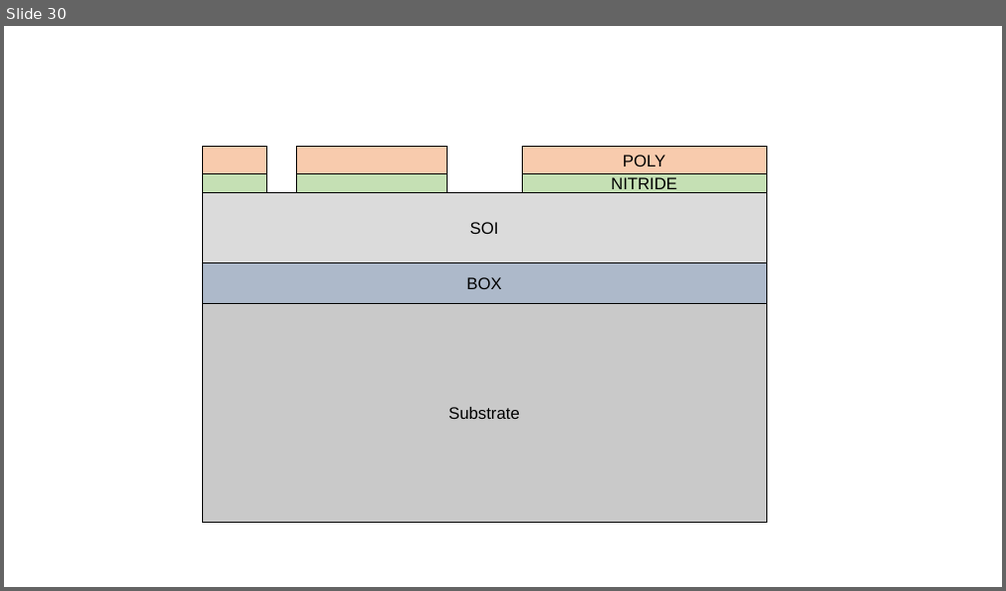
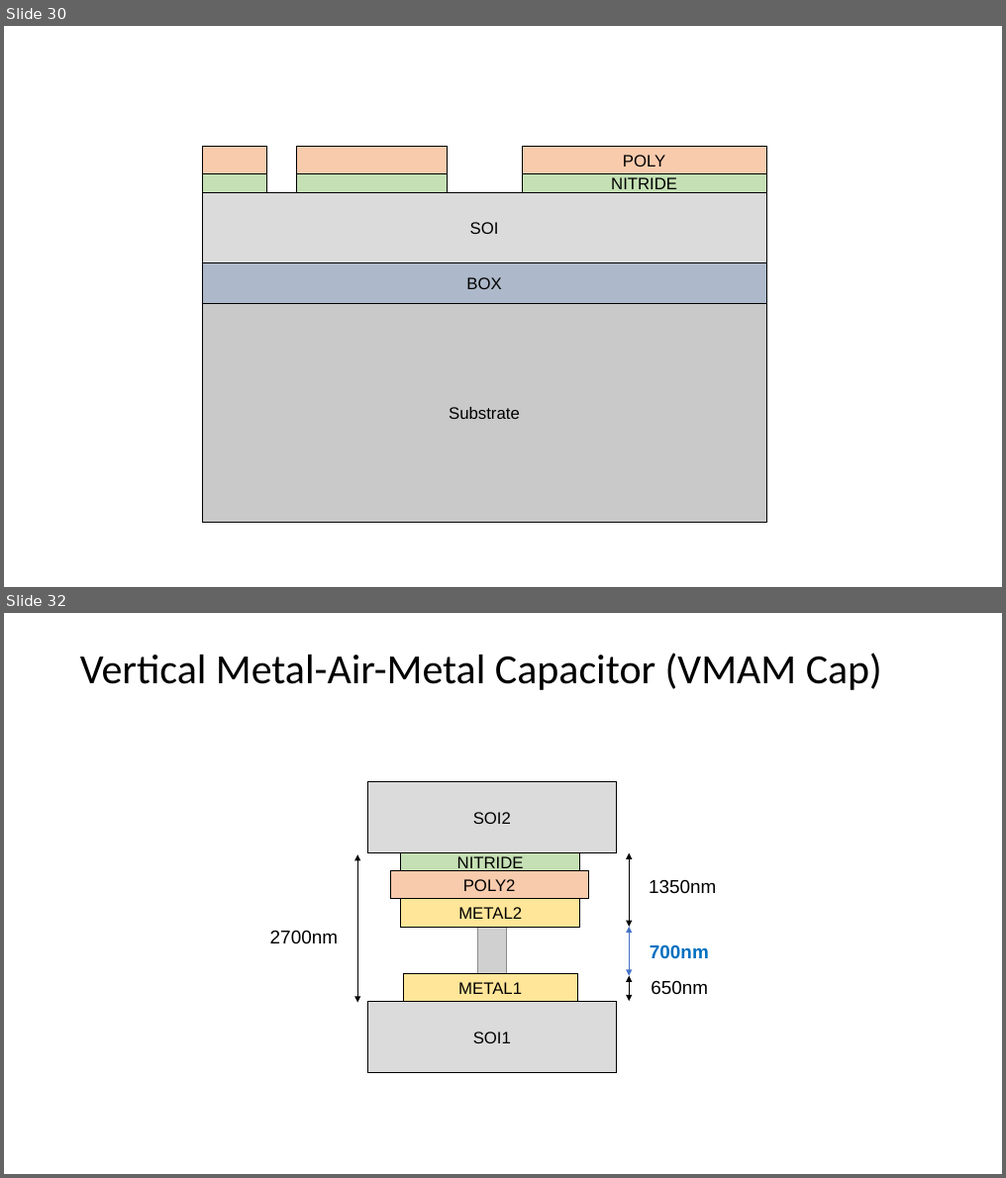
Before and after one commit to PisterLab/aureo-pdk, a slide deck: docs/Aureo_Figures.pptx. Shown one above the other, each under a label of ours: slide 30 before the commit, slides 30 and 32 after it; the slides between them are not shown. The pictures are 1006x591 and 1006x1178 pixels, drawn with LibreOffice and Linux fonts; fonts in the diff are those of the drawing; grey boxes stand for pictures. Boxes give left, top, right and bottom in pixels: in the first picture for what was removed or moved away, otherwise in the second. Text is boxed around its words. In the diff, an @@ line names an element or a change of style, - is before the commit and + after.

Commit message:
Update to addd VPAM and VMAM capacitors

```diff
--- a/docs/Aureo_Figures.pptx
+++ b/docs/Aureo_Figures.pptx
@@ slide 32 added at <box>4,613,1002,1174</box>, background #FFFFFF @@
@@ title added at <box>80,653,882,690</box>, 40 pt, text #000000 @@
+Vertical Metal-Air-Metal Capacitor (VMAM Cap)
@@ rectangle added at <box>368,781,617,854</box>, fill #DBDBDB, outline #000000 0.5 pt, 16 pt, text #000000 @@
+SOI2
@@ double arrow added from (358, 855) to (358, 1003), #000000 0.5 pt @@
@@ rectangle added at <box>391,871,589,899</box>, fill #F8CBAD, outline #000000 0.5 pt, 16 pt, text #000000 @@
+POLY2
@@ rectangle added at <box>401,854,580,871</box>, fill #C5E0B4, outline #000000 0.5 pt, 16 pt, text #000000 @@
+NITRIDE
@@ double arrow added from (629, 854) to (629, 927), #000000 0.5 pt @@
@@ text added at <box>648,879,716,894</box>, 18 pt, text #000000 @@
+1350nm
@@ rectangle added at <box>401,899,580,927</box>, fill #FFE699, outline #000000 0.5 pt, 16 pt, text #000000 @@
+METAL2
@@ text added at <box>270,930,338,945</box>, 18 pt, text #000000 @@
+2700nm
@@ picture added at <box>478,922,507,982</box> @@
@@ double arrow added from (629, 927) to (629, 976), #4472C4 0.5 pt @@
@@ text added at <box>649,945,709,959</box>, 18 pt, text #0070C0, bold @@
+700nm
@@ rectangle added at <box>403,973,578,1001</box>, fill #FFE699, outline #000000 0.5 pt, 16 pt, text #000000 @@
+METAL1
@@ text added at <box>477,982,522,994</box>, 16 pt, text #FFFFFF, bold @@
+Digital
@@ double arrow added from (629, 976) to (629, 1001), #000000 0.5 pt @@
@@ text added at <box>650,980,708,995</box>, 18 pt, text #000000 @@
+650nm
@@ rectangle added at <box>368,1001,617,1073</box>, fill #DBDBDB, outline #000000 0.5 pt, 16 pt, text #000000 @@
+SOI1
```
Also in this commit, not shown: 3 slides changed, 3 other slides added.
